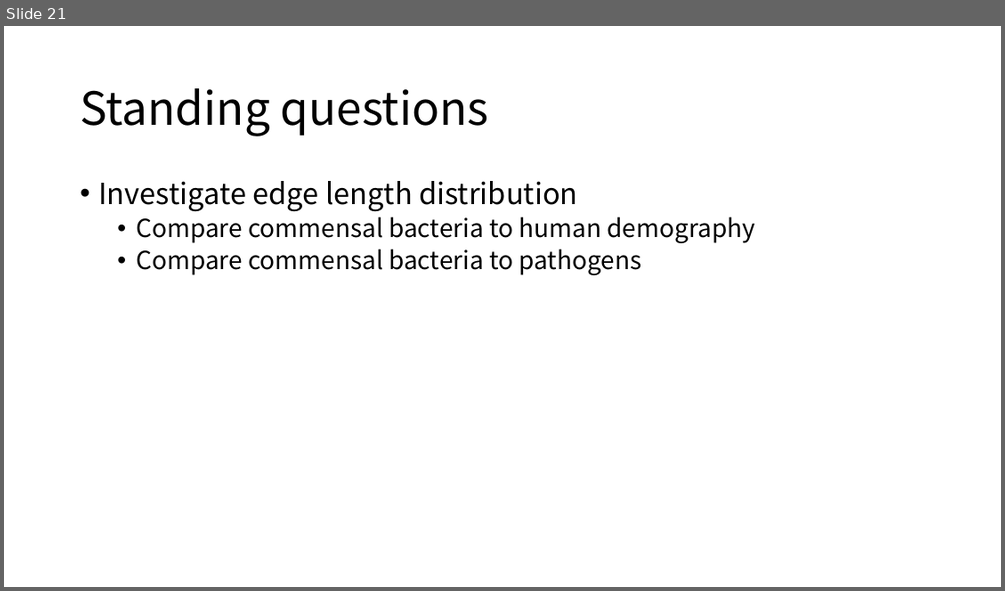
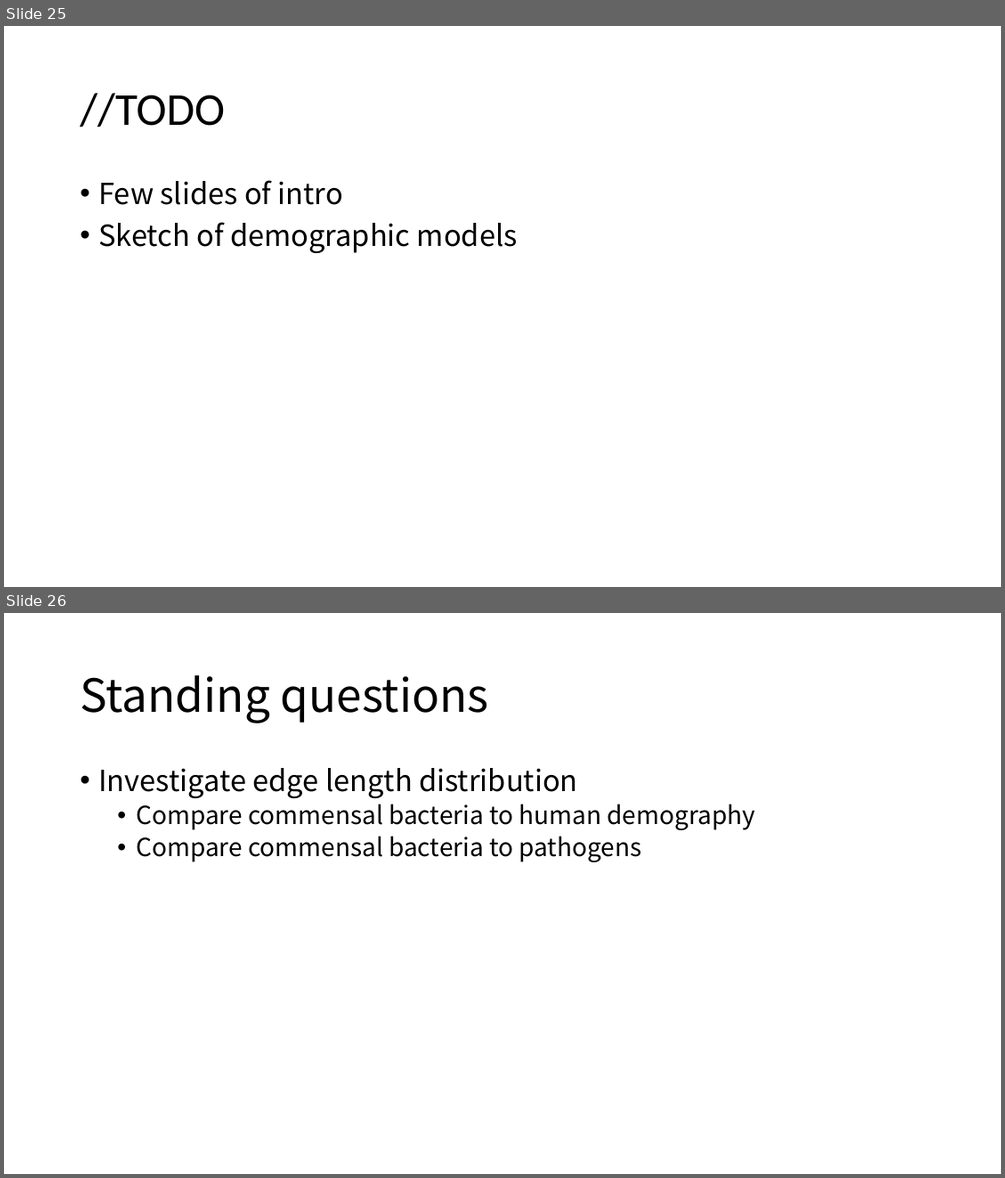
Before and after one commit to jon-mah/demo_for_ccgb, a slide deck: Summary/20210310_demo_for_ccgb_rotation_update.pptx. Shown one above the other, each under a label of ours: slide 21 before the commit, slides 25 and 26 after it. The pictures are 1005x591 and 1005x1178 pixels, drawn with LibreOffice and Linux fonts; fonts in the diff are those of the drawing. Boxes give left, top, right and bottom in pixels: in the first picture for what was removed or moved away, otherwise in the second. Text is boxed around its words. In the diff, an @@ line names an element or a change of style, - is before the commit and + after.

```diff
--- a/Summary/20210310_demo_for_ccgb_rotation_update.pptx
+++ b/Summary/20210310_demo_for_ccgb_rotation_update.pptx
@@ slide 25 added at (4, 26, 1001, 587), background #FFFFFF @@
@@ title added at (80, 93, 225, 127), 44 pt, text #000000 @@
+//TODO
@@ text added at (98, 180, 518, 253), 28 pt, text #000000 @@
+• Few slides of intro
+• Sketch of demographic models
@@ what was slide 21 is now slide 26 @@
```
Also in this commit, not shown: 1 slide changed, 11 other slides added, 7 slides removed, 2 other files.
